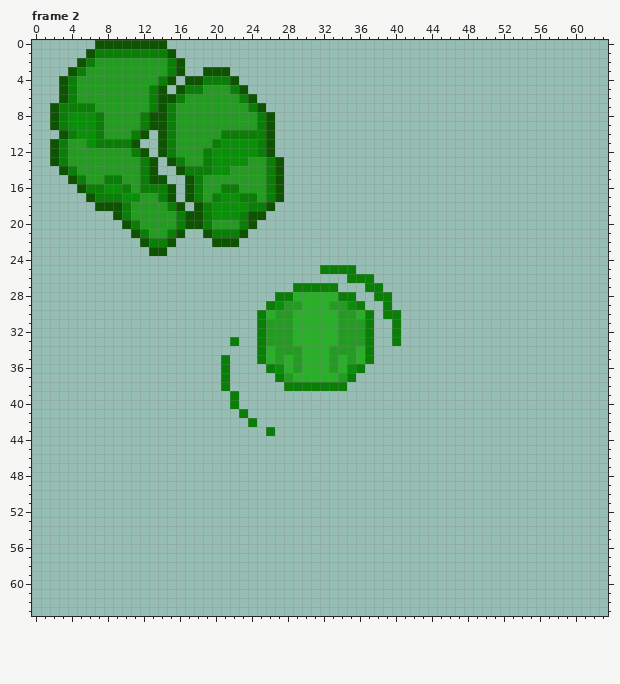
Two states of a pixel-art file, Assets/Arts/Enemies/Boss/FruitKing/ATK1/LH/LHReady.aseprite. Above, as it was before the edit.
64x64 pixels, 5 frames. Shown: frame 2. The commit also changed other frames, which this record leaves out.
And afterwards:
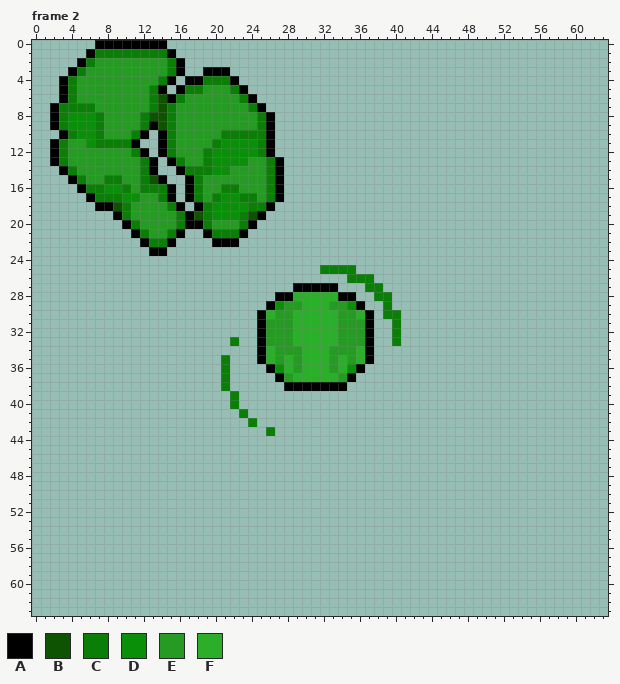
Palette (. is transparent): A #000000  B #0d5302  C #0a7e07  D #0a8f08  E #259b24  F #2baf2b
What changed:
layer "Flattened" added
layer "WaterMelon" removed
layer "Hand" removed
Frame 2, layer "Flattened":
y 0: x 7..14 BBBBBBBB -> AAAAAAAA
y 1: x 6 B -> A; x 15 B -> A
y 2: x 5 B -> A; x 16 B -> A
y 3: x 4 B -> A; x 16 B -> A; x 19..21 BBB -> AAA
y 4: x 3 B -> A; x 15 B -> A; x 17..18 BB -> AA; x 22 B -> A
y 5: x 3 B -> A; x 14 B -> A; x 16 B -> A; x 23 B -> A
y 6: x 3 B -> A; x 15 B -> A; x 24 B -> A
y 7: x 2 B -> A; x 25 B -> A
y 8: x 2 B -> A; x 26 B -> A
y 9: x 2 B -> A; x 13 B -> A; x 26 B -> A
y 10: x 3 B -> A; x 12 B -> A; x 14 B -> A; x 26 B -> A
y 11: x 2 B -> A; x 11 B -> A; x 14 B -> A; x 26 B -> A
y 12: x 2 B -> A; x 12 B -> A; x 14 B -> A; x 26 B -> A
y 13: x 2 B -> A; x 13 B -> A; x 15 B -> A; x 27 B -> A
y 14: x 3 B -> A; x 13 B -> A; x 16 B -> A; x 27 B -> A
y 15: x 4 B -> A; x 14 B -> A; x 17 B -> A; x 27 B -> A
y 16: x 5 B -> A; x 15 B -> A; x 17 B -> A; x 27 B -> A
y 17: x 6 B -> A; x 15 B -> A; x 17 B -> A; x 27 B -> A
y 18: x 7..8 BB -> AA; x 16 B -> A; x 18 B -> A; x 26 B -> A
y 19: x 9 B -> A; x 17 B -> A; x 25 B -> A
y 20: x 10 B -> A; x 17..18 BB -> AA; x 24 B -> A
y 21: x 11 B -> A; x 16 B -> A; x 19 B -> A; x 23 B -> A
y 22: x 12 B -> A; x 15 B -> A; x 20..22 BBB -> AAA
y 23: x 13..14 BB -> AA
y 27: x 29..33 CCCCC -> AAAAA
y 28: x 27..28 CC -> AA; x 34..35 CC -> AA
y 29: x 26 C -> A; x 36 C -> A
y 30..35: x 25 C -> A; x 37 C -> A
y 36: x 26 C -> A; x 36 C -> A
y 37: x 27 C -> A; x 35 C -> A
y 38: x 28..34 CCCCCCC -> AAAAAAA
Where, in picture pixels (left, top, right, bottom), the same in both pictures:
changed: (50, 40, 284, 256)
changed: (257, 283, 374, 391)
